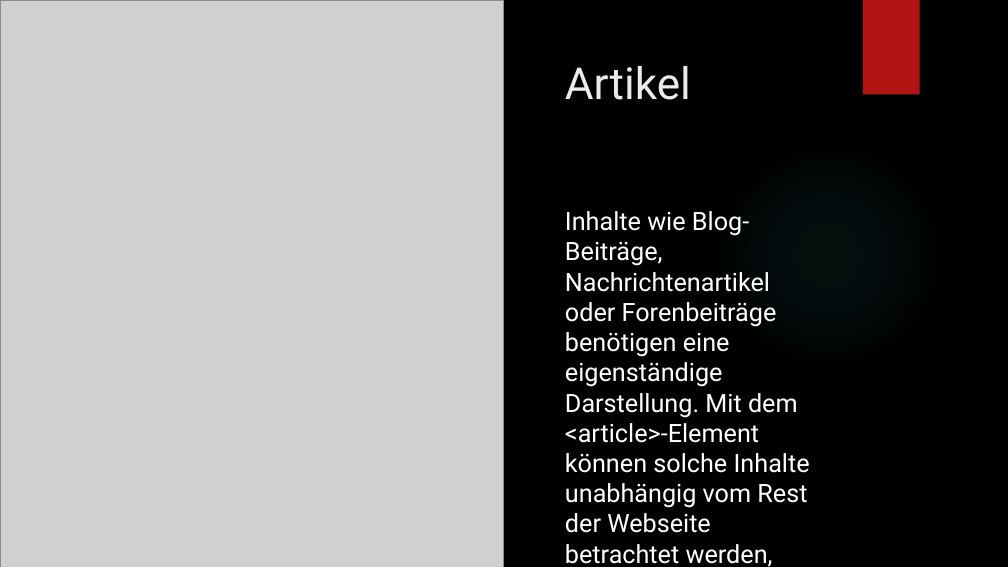
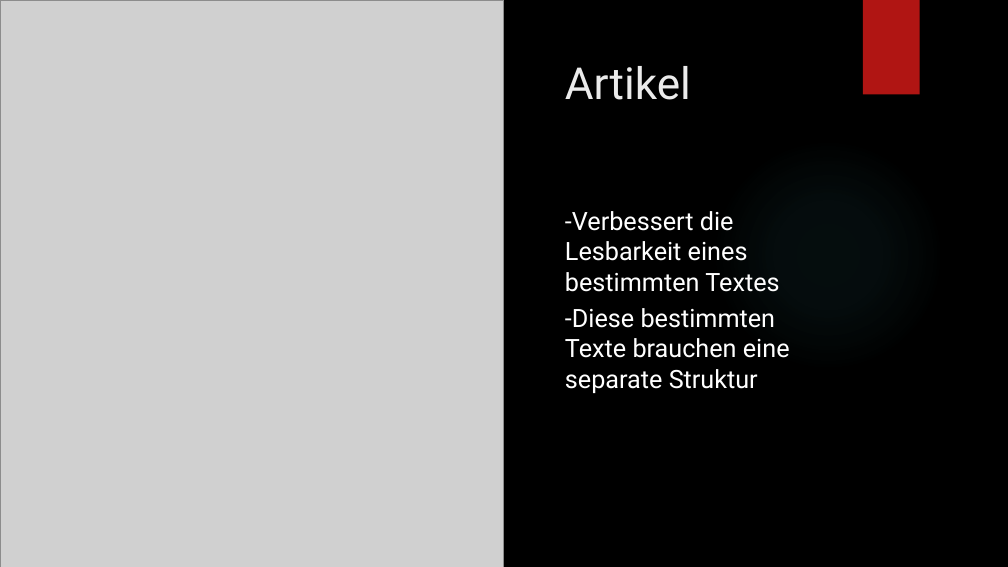
Before and after one commit to Loreytox/LA-1600, a slide deck: slide 5 of HTML-Layout-Elemente.pptx. Drawn at 1008x567 pixels with LibreOffice and Linux fonts; fonts in the diff are those of the drawing; grey boxes stand for pictures; background and template pictures are left out. Boxes give left, top, right and bottom in pixels: in the first picture for what was removed or moved away, otherwise in the second. Text is boxed around its words. In the diff, an @@ line names an element or a change of style, - is before the commit and + after.

```diff
--- a/HTML-Layout-Elemente.pptx
+++ b/HTML-Layout-Elemente.pptx
@@ text at (565,211,790,393): text changed @@
-Inhalte wie Blog-Beiträge, Nachrichtenartikel oder Forenbeiträge benötigen eine eigenständige Darstellung. Mit dem <article>-Element können solche Inhalte unabhängig vom Rest der Webseite betrachtet werden, was die Lesbarkeit und Wiederverwendbarkeit verbessert.
+-Verbessert die Lesbarkeit eines bestimmten Textes
+-Diese bestimmten Texte brauchen eine separate Struktur
```
Also in this commit, not shown: 5 other slides changed, 2 slides added, 2 slides removed.
